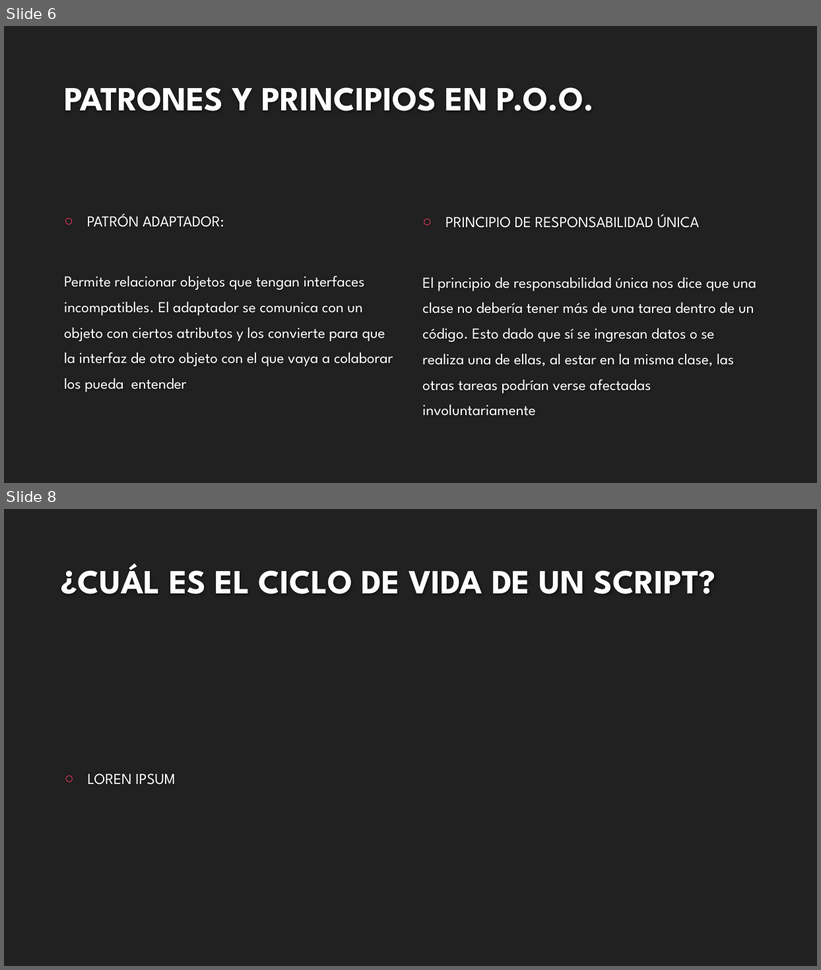
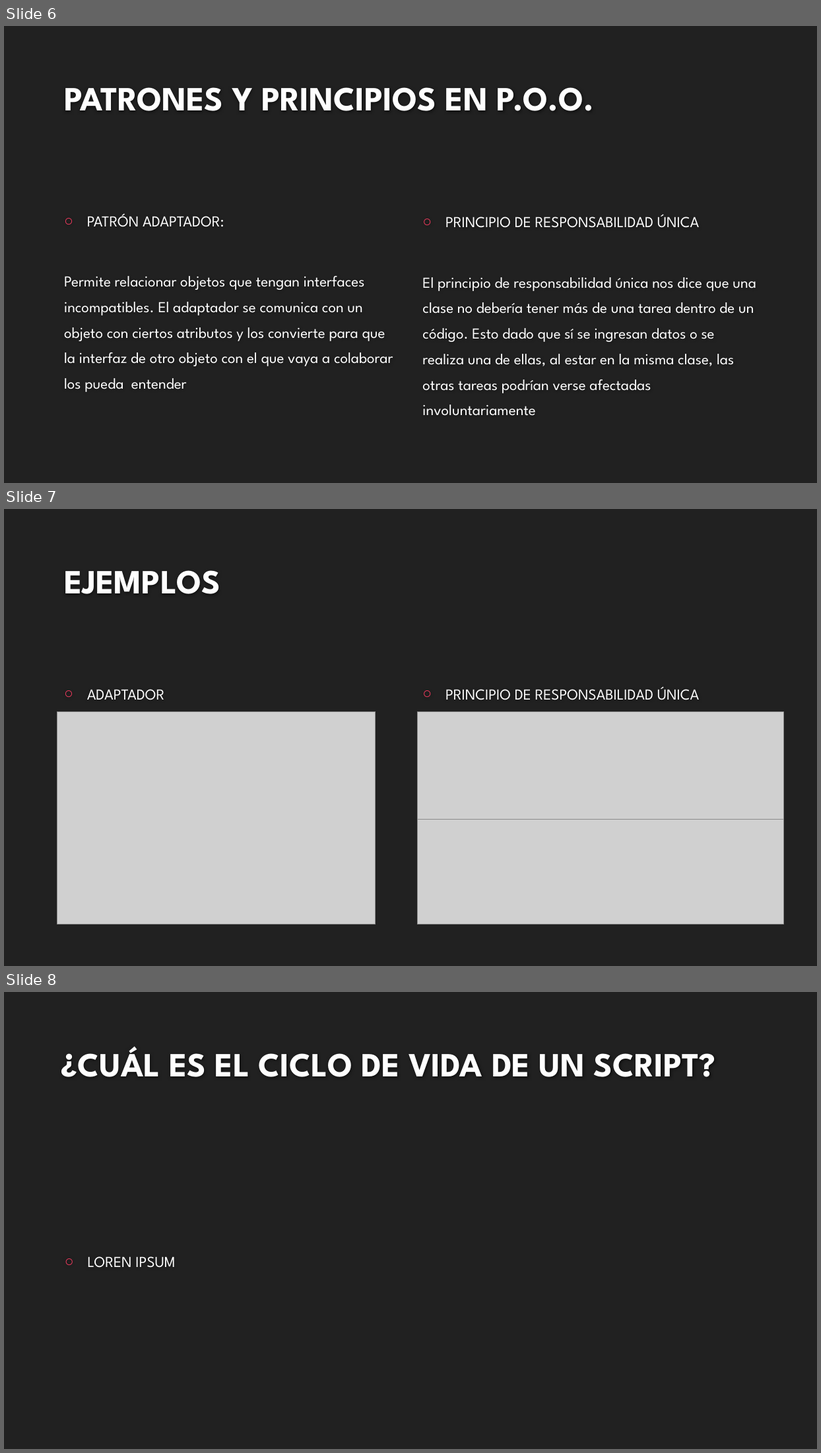
Before and after one commit to EmmisFrh12/Taller-2-Scripting, a slide deck: Presentación/TALLER 2 PRESENTACIÓN.pptx. Shown one above the other, each under a label of ours: slides 6 and 8 before the commit, slides 6, 7 and 8 after it; the slides between them are not shown. The pictures are 821x970 and 821x1453 pixels, drawn with LibreOffice and Linux fonts; fonts in the diff are those of the drawing; grey boxes stand for pictures; background and template pictures are left out. Boxes give left, top, right and bottom in pixels: in the first picture for what was removed or moved away, otherwise in the second. Text is boxed around its words. In the diff, an @@ line names an element or a change of style, - is before the commit and + after.

Commit message:
Update TALLER 2 PRESENTACIÓN.pptx
Añadidos ejemplos a los Principios y los Patrones

```diff
--- a/Presentación/TALLER 2 PRESENTACIÓN.pptx
+++ b/Presentación/TALLER 2 PRESENTACIÓN.pptx
@@ slide 7 added at <box>4,509,817,966</box>, background #212121 @@
@@ title added at <box>64,570,220,594</box>, 40 pt, text #FEFEFE, bold @@
+EJEMPLOS
@@ text added at <box>446,687,699,700</box>, 18 pt, text #FFFFFF @@
+○ PRINCIPIO DE RESPONSABILIDAD ÚNICA
@@ text added at <box>87,689,164,700</box>, 18 pt, text #FFFFFF @@
+○ ADAPTADOR
@@ picture added at <box>57,712,376,924</box> @@
@@ picture added at <box>418,712,784,830</box> @@
@@ picture added at <box>418,820,784,925</box> @@
```
Also in this commit, not shown: 1 slide changed, 1 slide removed.
